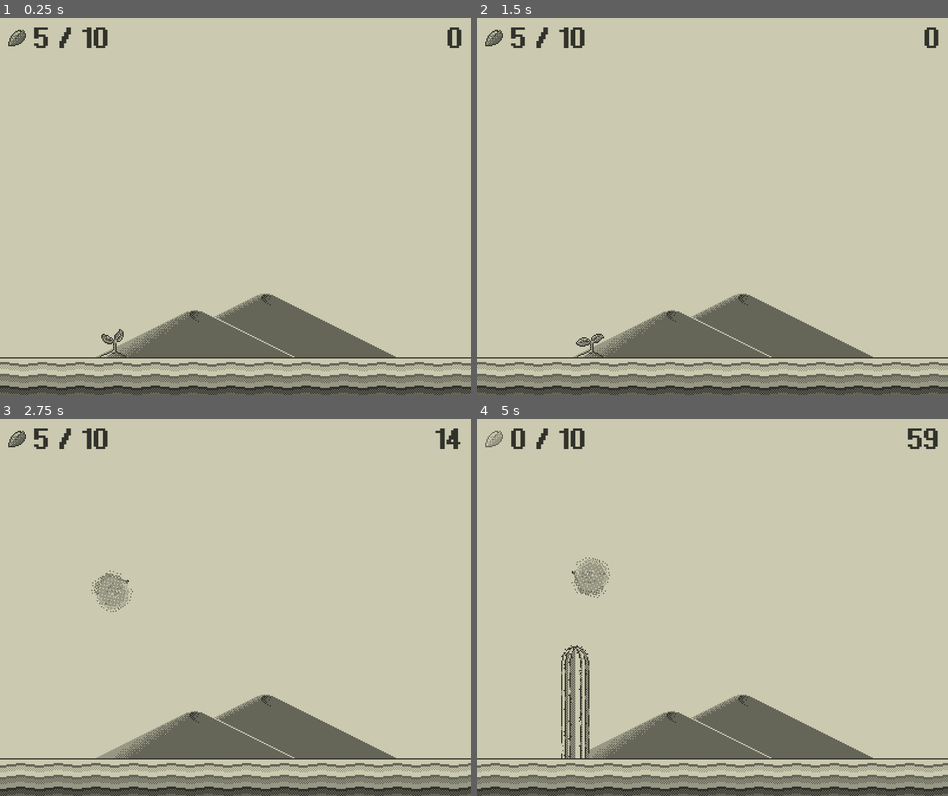
Above: before the commit, frames 1-4 (two rows, left to right).
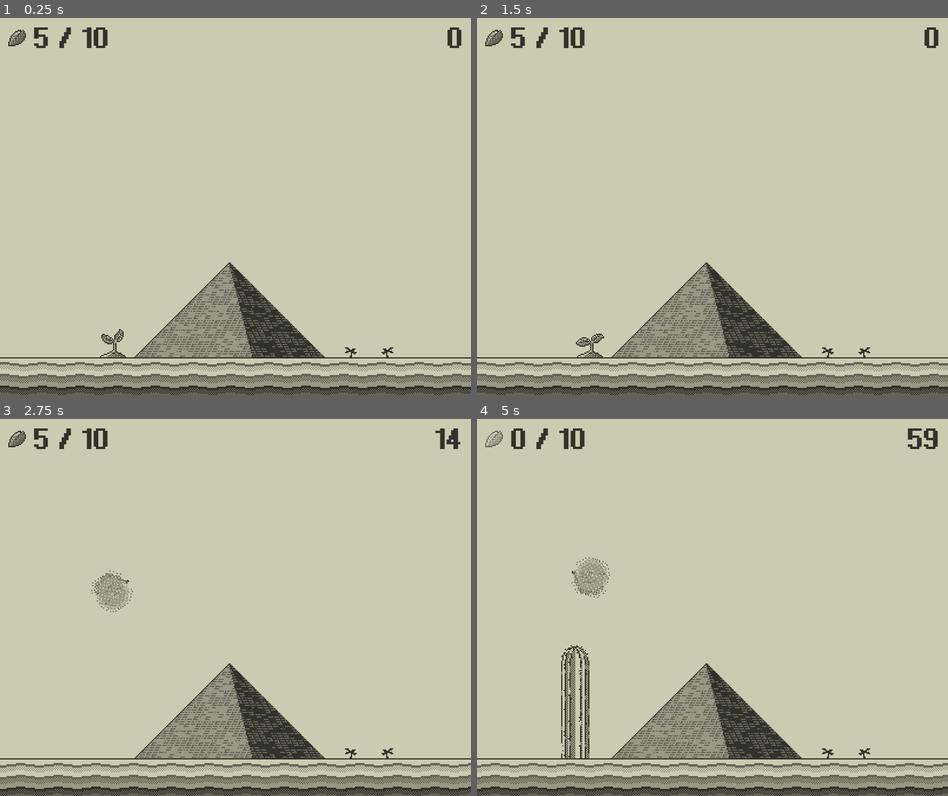
Above: after the commit, the same moments.

Repository: luminoray/Tomb-Owl-Weed
Game: Godot game, scene res://src/Levels/LevelTest.tscn
Two runs of this game, one before a commit and one after it. Both use one fixed random seed, a clock stepped at 60 frames per second and the inputs below.
Inputs:
- Up to frame 1 (0.25 s): no input
- Up to frame 2 (1.5 s): hold W (glide) 0.53-1.28 s; tap Space (jump) at 0.77, 1.07 s; tap Enter at 1.25 s; tap Z (seed) at 1.35 s
- Up to frame 3 (2.75 s): tap Space (jump) at 1.52, 1.82, 2 s; hold W (glide) from 2.03 s (still down)
- Up to frame 4 (5 s): release W (glide) at 2.78 s; tap Z (seed) at 2.85, 4.35 s; tap Space (jump) at 3.02, 3.32, 3.77, 4.07, 4.52, 4.82 s; hold W (glide) 3.53-4.28 s

The runs differ from the first frame. In frame 1, 5.8% of the frame differs, in the area x 20-84%, y 64-90%; in frame 2, 5.8%; in frame 3, 5.8%; in frame 4, 5.8%.

Commit message:
Added day/light and background cycling

Diff:
--- a/src/Actors/Tumbleweed.gd
+++ b/src/Actors/Tumbleweed.gd
@@ -19,7 +19,7 @@
 
 var start_pos
 var new_velocity
-var score = 0
+var score = 0.0
 var on_floor
 var can_jump = jumps
 var jump_buffer: = 0.0
--- a/src/Levels/Level.gd
+++ b/src/Levels/Level.gd
@@ -31,12 +31,15 @@
 var cooldown: = 1.0
 var overlaid_cooldown: = 1.0
 var scene
-
+var day_cycle = 0
+var enviro_cycle = 0
 
 func _process(_delta: float) -> void:
 	if weed.gameover == false and weed.visible == true:
 		random_spawn_actor()
 		random_spawn_overlaid_actor()
+	if weed.gameover == false:
+		process_ambience()
 
 
 func random_spawn_actor():
@@ -73,3 +76,26 @@
 			overlaid_cooldown = scene.cooldown
 
 	overlaid_cooldown -= get_process_delta_time()
+
+func process_ambience():
+	day_cycle = floor((int(get_node("Actors/Tumbleweed").score) % 1000) / 100)
+	if day_cycle == 0:
+		get_node("Shader/ColorRect").color = Color(1, 1, 0.87, 1)
+	elif day_cycle == 4 or day_cycle == 9:
+		get_node("Shader/ColorRect").color = Color(0.9, 0.9, 0.83, 1)
+	elif day_cycle == 5:
+		get_node("Shader/ColorRect").color = Color(0.85, 0.85, 0.9, 1)
+
+	enviro_cycle = floor((int(get_node("Actors/Tumbleweed").score) % 3000) / 1000)
+	if enviro_cycle == 0:
+		get_node("UI/pyramid").visible = true
+		get_node("UI/dunes").visible = false
+		get_node("UI/city").visible = false
+	elif enviro_cycle == 1:
+		get_node("UI/pyramid").visible = false
+		get_node("UI/dunes").visible = true
+		get_node("UI/city").visible = false
+	elif enviro_cycle == 2:
+		get_node("UI/pyramid").visible = false
+		get_node("UI/dunes").visible = false
+		get_node("UI/city").visible = true
--- a/src/Levels/LevelTest.tscn
+++ b/src/Levels/LevelTest.tscn
@@ -8,6 +8,8 @@
 [ext_resource path="res://src/Levels/Obstacles.gd" type="Script" id=6]
 [ext_resource path="res://src/Levels/Level.gd" type="Script" id=7]
 [ext_resource path="res://src/Actors/Plant.tscn" type="PackedScene" id=8]
+[ext_resource path="res://assets/pyramid.png" type="Texture" id=9]
+[ext_resource path="res://assets/city.png" type="Texture" id=10]
 
 [sub_resource type="ConvexPolygonShape2D" id=1]
 points = PoolVector2Array( 0, 0, 32, 0, 32, 32, 0, 32 )
@@ -66,9 +68,19 @@
 [node name="UI" parent="." instance=ExtResource( 3 )]
 layer = -1
 
+[node name="pyramid" type="Sprite" parent="UI"]
+position = Vector2( 242, 248 )
+texture = ExtResource( 9 )
+
 [node name="dunes" type="Sprite" parent="UI"]
+visible = false
 position = Vector2( 208, 261 )
 texture = ExtResource( 4 )
+
+[node name="city" type="Sprite" parent="UI"]
+visible = false
+position = Vector2( 236, 261 )
+texture = ExtResource( 10 )
 
 [node name="Shader" type="CanvasLayer" parent="."]
 layer = 2
@@ -77,7 +89,7 @@
 material = SubResource( 3 )
 margin_right = 400.0
 margin_bottom = 320.0
-color = Color( 1, 0.992157, 0.866667, 1 )
+color = Color( 1, 1, 0.870588, 1 )
 __meta__ = {
 "_edit_use_anchors_": false
 }
Binary file added: assets/city.ase
Binary file added: assets/city.png
Not shown, added: assets/city.png.import
Binary file added: assets/grayscalegb.aseprite
Binary file added: assets/pyramid.ase
Binary file added: assets/pyramid.png
Not shown, added: assets/pyramid.png.import
Not shown: 1 places in src/Levels/LevelTest.tscn that only renumber resources
